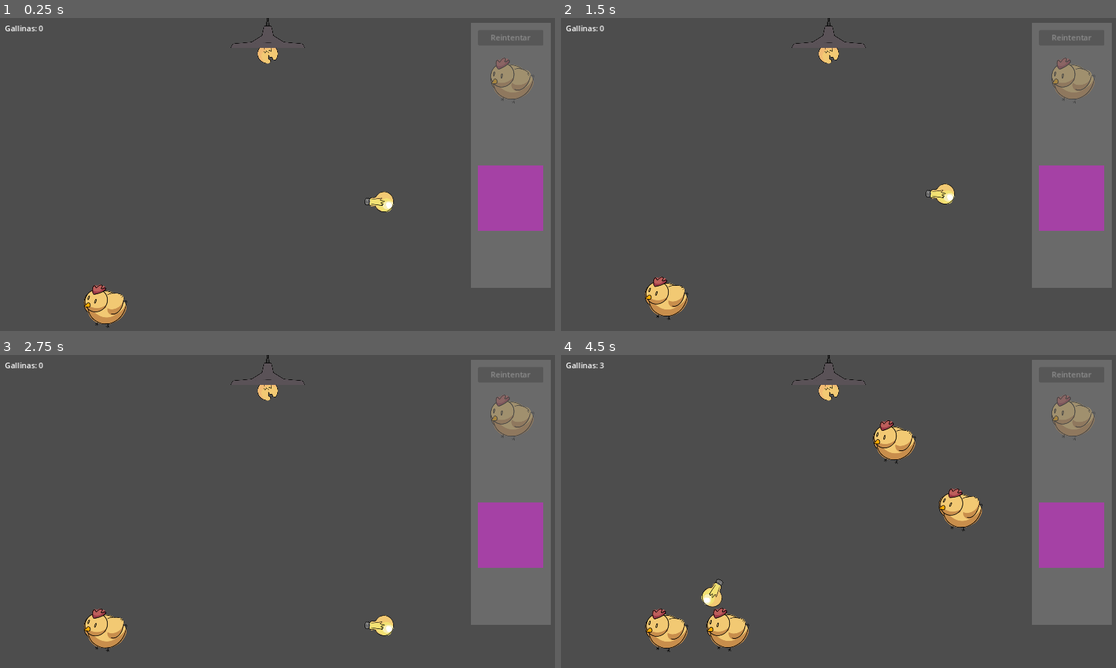
Above: before the commit, frames 1-4 (two rows, left to right).
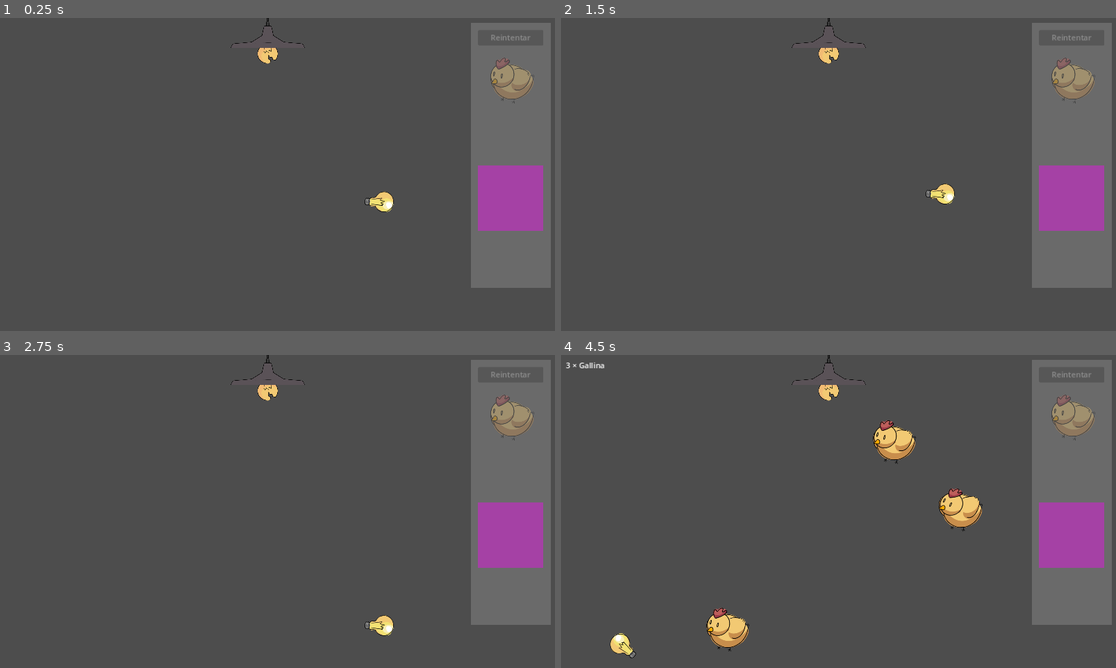
Above: after the commit, the same moments.

Repository: JuanFdS/ggj2024
Game: Godot game, scene res://Habitacion.tscn
Two runs of this game, one before a commit and one after it. Both use one fixed random seed, a clock stepped at 60 frames per second and the inputs below.
Inputs (mouse positions are in pixels of both pictures, inside the frame that each line leads up to):
- Up to frame 1 (0.25 s): no input
- Up to frame 2 (1.5 s): click "Reintentar" at 0.5 s; click "Reintentar" at 1.25 s
- Up to frame 3 (2.75 s): click "Reintentar" at 2 s
- Up to frame 4 (4.5 s): tap Enter at 2.75 s; move the mouse to (960, 495) at 2.77 s; hold Up (ui_up) 2.78-3.53 s; click (960, 495) at 2.92 s; move the mouse to (727, 527) at 3.52 s; hold Down (ui_down) 3.53-4.28 s; click (727, 527) at 3.67 s; move the mouse to (894, 442) at 4.27 s; hold Up (ui_up) from 4.28 s (still down); click (894, 442) at 4.42 s

The runs differ from the first frame. In frame 1, 0.8% of the frame differs, in the area x 0-23%, y 2-99%; in frame 2, 0.8%; in frame 3, 0.8%; in frame 4, 1.2%, in the area x 0-30%, y 2-97%.

Commit message:
Mostrar cantidades de cada tipo de cosa

Diff:
--- a/EstadoDelJuego.gd
+++ b/EstadoDelJuego.gd
@@ -3,7 +3,7 @@
 const GALLINA = preload("res://TiposDeCosa/Gallina.tres")
 
 var tipo_de_cosa_seleccionada: TipoDeCosa = GALLINA
-var cantidad_de_cosas: int
+var cantidad_de_cosas := {}
 var ganado: bool
 
 # Called when the node enters the scene tree for the first time.
@@ -12,11 +12,11 @@
 
 # Called every frame. 'delta' is the elapsed time since the previous frame.
 func spawnear_cosa() -> RigidBody2D:
-	cantidad_de_cosas += 1
+	cantidad_de_cosas[tipo_de_cosa_seleccionada.nombre] = cantidad_de_cosas.get(tipo_de_cosa_seleccionada.nombre, 0) + 1
 	return tipo_de_cosa_seleccionada.escena.instantiate()
 
 func inicializar():
-	cantidad_de_cosas = 0
+	cantidad_de_cosas = {}
 	ganado = false
 
 func reiniciar():
--- a/Habitacion.gd
+++ b/Habitacion.gd
@@ -12,7 +12,11 @@
 	)
 
 func _process(delta):
-	%Contador.text = "Gallinas: %s" % EstadoDelJuego.cantidad_de_cosas
+	%Contador.text = " + ".join(EstadoDelJuego.cantidad_de_cosas.keys().map(func(cosa):
+		var cantidad = EstadoDelJuego.cantidad_de_cosas[cosa]
+		return "%d × %s" % [cantidad, cosa]
+	))
+
 	if(EstadoDelJuego.ganado):
 		%Mensajito.text = "¡Ganaste!"
 
--- a/Habitacion.tscn
+++ b/Habitacion.tscn
@@ -1,9 +1,8 @@
-[gd_scene load_steps=17 format=3 uid="uid://cpccuxm74oow3"]
+[gd_scene load_steps=16 format=3 uid="uid://cpccuxm74oow3"]
 
 [ext_resource type="Script" path="res://Habitacion.gd" id="1_i1ca1"]
 [ext_resource type="PackedScene" uid="uid://ddiobupwuxrqh" path="res://Cosas/Lamparita/Portalámparas.tscn" id="2_im02a"]
 [ext_resource type="PackedScene" uid="uid://2petxoiduwhd" path="res://Cosas/Lamparita/LamparitaNueva.tscn" id="2_sn8kj"]
-[ext_resource type="PackedScene" uid="uid://cr7eculfvr0fs" path="res://Cosas/Gallina.tscn" id="3_2a7ha"]
 [ext_resource type="Texture2D" uid="uid://cmkbbdvwgvn5g" path="res://Assets/gallina/Pollo1.png" id="4_ru17d"]
 [ext_resource type="Script" path="res://BotonSeleccionarCosa.gd" id="4_th3gl"]
 [ext_resource type="Resource" uid="uid://ddj4n35rvig3h" path="res://TiposDeCosa/Gallina.tres" id="5_5pbi7"]
@@ -60,8 +59,6 @@
 unique_name_in_owner = true
 
 [node name="LamparitaNueva" parent="." instance=ExtResource("2_sn8kj")]
-
-[node name="Gallina" parent="." instance=ExtResource("3_2a7ha")]
 
 [node name="Camera2D" type="Camera2D" parent="."]
 anchor_mode = 0
